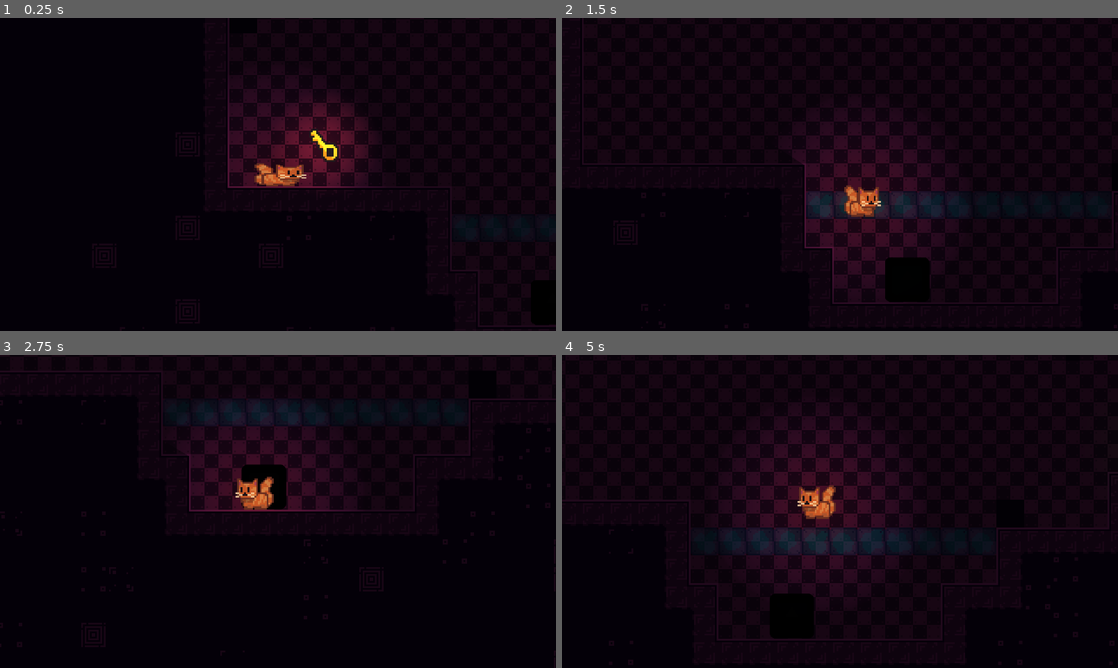
Above: before the commit, frames 1-4 (two rows, left to right).
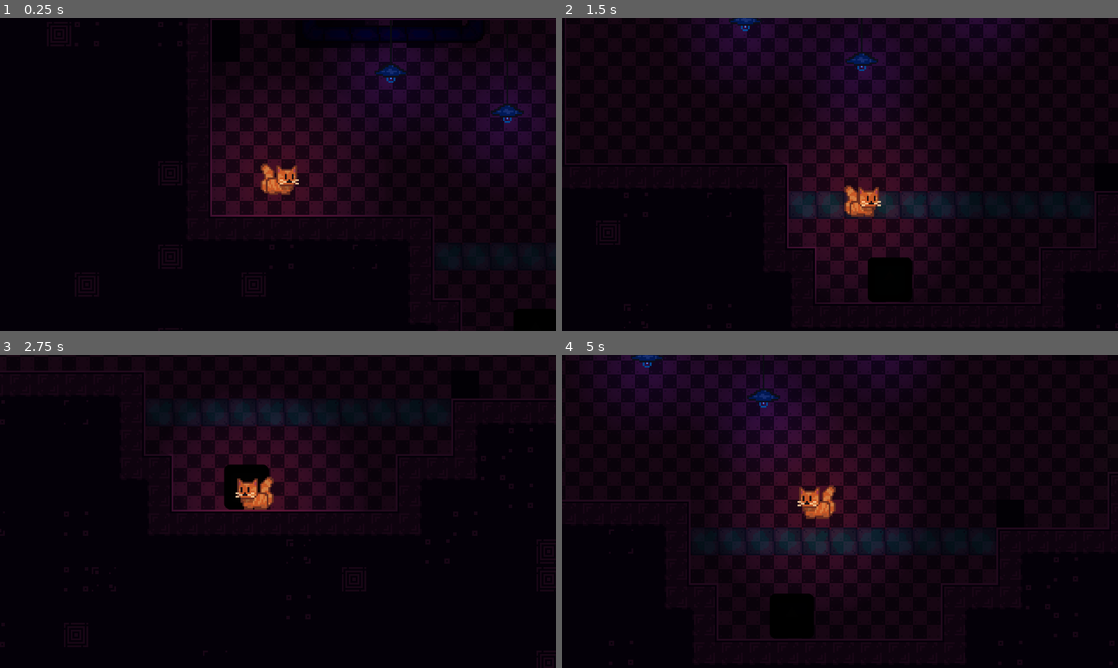
Above: after the commit, the same moments.

Repository: Renan-G-projec/Termformer
Game: Godot game, scene res://scenes/level2.tscn
Same seed, same stepped clock (60 frames per second), same inputs: the game is played once before the commit and once after it. This scene is started directly instead of the project's main scene. The engine's default icon, where the game draws it, is replaced by a stand-in: a white triangle on a blue panel in a dark square.
Inputs (mouse positions are in pixels of both pictures, inside the frame that each line leads up to):
- Up to frame 1 (0.25 s): no input
- Up to frame 2 (1.5 s): tap Enter at 0.5 s; move the mouse to (962, 158) at 0.52 s; hold Right (go_right) from 0.53 s (still down); tap E (interact) at 0.6 s; click (962, 158) at 0.67 s; tap Space (jump) at 0.77 s; move the mouse to (728, 190) at 1.27 s; tap Alt at 1.35 s
- Up to frame 3 (2.75 s): tap Space (jump) at 1.52 s; move the mouse to (333, 442) at 2.02 s; release Right (go_right) at 2.03 s; hold Left (go_left) from 2.03 s (still down); tap Shift at 2.1 s
- Up to frame 4 (5 s): move the mouse to (812, 574) at 2.77 s; release Left (go_left) at 2.78 s; hold Right (go_right) 2.78-4.28 s; tap E (interact) at 2.85 s; click (812, 574) at 2.92 s; tap Space (jump) at 3.02, 3.77, 4.52 s; move the mouse to (1006, 558) at 3.52 s; tap Alt at 3.6 s; move the mouse to (673, 464) at 4.27 s; hold Left (go_left) from 4.28 s (still down); tap Shift at 4.35 s

The runs differ from the first frame. In frame 1, 10% of the frame differs, in the area x 37-100%, y 0-99%; in frame 2, 11%, in the area x 3-100%, y 0-92%; in frame 3, 3.9%; in frame 4, 2.3%.

Commit message:
feat: Transition autoload added!!! AMDG

Diff:
--- a/project.godot
+++ b/project.godot
@@ -18,6 +18,7 @@
 [autoload]
 
 TerminalManager="*uid://bb8f7ebs58v1k"
+Transition="*uid://duqxtdwdmixx4"
 
 [debug]
 
--- a/scenes/level2.tscn
+++ b/scenes/level2.tscn
@@ -112,7 +112,7 @@
 color = Color(0.30238307, 0.3023831, 0.302383, 1)
 
 [node name="Lights" type="Node2D" parent="." unique_id=755968815]
-position = Vector2(0, 1)
+position = Vector2(0, 90)
 
 [node name="SmallLightBulb" parent="Lights" unique_id=1719022275 instance=ExtResource("8_hrcei")]
 position = Vector2(138, 30)
@@ -120,14 +120,11 @@
 [node name="SmallLightBulb2" parent="Lights" unique_id=1569652141 instance=ExtResource("8_hrcei")]
 position = Vector2(71, 7)
 
-[node name="SmallLightBulb3" parent="Lights" unique_id=2119288789 instance=ExtResource("8_hrcei")]
-position = Vector2(-45, 42)
-
-[node name="SmallLightBulb4" parent="Lights" unique_id=885548500 instance=ExtResource("8_hrcei")]
+[node name="SmallLightBulb3" parent="Lights" unique_id=885548500 instance=ExtResource("8_hrcei")]
 position = Vector2(206, -6)
 
-[node name="SmallLightBulb5" parent="Lights" unique_id=608727818 instance=ExtResource("8_hrcei")]
-position = Vector2(387, 4)
+[node name="SmallLightBulb4" parent="Lights" unique_id=608727818 instance=ExtResource("8_hrcei")]
+position = Vector2(0, -89)
 
 [node name="Map" type="TileMapLayer" parent="." unique_id=766824149]
 tile_map_data = PackedByteArray("AAAFAA4AAAAKAAUAAAAFAA0AAAADAAIAAAAFAAwAAAADAAIAAAAFAAsAAAADAAEAAAAEAA4AAAACAAIAAAAEAA …(19536 unchanged characters)…
@@ -155,9 +152,9 @@
 connected_nodes = [NodePath("../DoubleToggleTiles")]
 
 [node name="Key" parent="." unique_id=285487177 instance=ExtResource("8_xa7n4")]
-position = Vector2(23, 152)
+position = Vector2(495, 256)
 
 [node name="Player" parent="." unique_id=1535334802 instance=ExtResource("2_2k3dv")]
-position = Vector2(-4, 154)
+position = Vector2(6, 136)
 
 [editable path="DoubleToggleTiles"]
--- /dev/null
+++ b/scenes/transition.tscn
@@ -0,0 +1,26 @@
+[gd_scene format=3 uid="uid://duqxtdwdmixx4"]
+
+[ext_resource type="Script" uid="uid://brnii31pwmax7" path="res://scripts/transition.gd" id="1_f0i4t"]
+[ext_resource type="Shader" uid="uid://cvw5q0hpmdyfu" path="res://shaders/transition.gdshader" id="1_rerct"]
+
+[sub_resource type="ShaderMaterial" id="ShaderMaterial_ocxxs"]
+shader = ExtResource("1_rerct")
+shader_parameter/spacing = 25.0
+shader_parameter/animation_progress = 0.0
+shader_parameter/dot_size = 1.0
+shader_parameter/dot_color = Color(0, 0, 0, 1)
+
+[node name="Transition" type="CanvasLayer" unique_id=1981625936]
+script = ExtResource("1_f0i4t")
+
+[node name="ColorRect" type="ColorRect" parent="." unique_id=179822570]
+unique_name_in_owner = true
+material = SubResource("ShaderMaterial_ocxxs")
+anchors_preset = 15
+anchor_right = 1.0
+anchor_bottom = 1.0
+grow_horizontal = 2
+grow_vertical = 2
+pivot_offset_ratio = Vector2(0.5, 0.5)
+size_flags_horizontal = 3
+size_flags_vertical = 3
--- a/scripts/door.gd
+++ b/scripts/door.gd
@@ -15,7 +15,7 @@
 
 func _go_to_target() -> void:
 	assert(FileAccess.file_exists(target_level_path), "There is not a next file. If the game should end, transition must be made for the end scene.")
-	get_tree().change_scene_to_file(target_level_path)
+	Transition.go_to_scene(target_level_path)
 
 func _is_interacting() -> bool:
 	# Overlapping bodies. The area collision mask garantees that only the player will return true
--- /dev/null
+++ b/scripts/transition.gd
@@ -0,0 +1,32 @@
+# Ad Maiorem Dei Gloriam
+extends CanvasLayer
+
+var transition_time: float = 0.5
+var _in_transition: bool = false
+
+var _progress: float = 0.0
+
+func go_to_scene(scene: String) -> void:
+	_in_transition = true
+
+	var tween: Tween = create_tween()
+	tween.tween_property(self, "_progress", 1.0, transition_time)
+	tween.tween_property(self, "_progress", 0.0, transition_time)
+	await tween.step_finished
+
+	get_tree().change_scene_to_file(scene)
+	await get_tree().scene_changed
+
+	%ColorRect.rotation_degrees = 180
+	await tween.step_finished
+
+	%ColorRect.rotation_degrees = 0
+
+	_in_transition = false
+
+func _process(delta: float) -> void:
+	if !_in_transition: return
+	print(_progress)
+	var shader: ShaderMaterial = %ColorRect.material as ShaderMaterial
+	if shader:
+		shader.set_shader_parameter("animation_progress", _progress)
--- /dev/null
+++ b/shaders/transition.gdshader
@@ -0,0 +1,60 @@
+shader_type canvas_item;
+
+uniform float spacing = 25.0;
+uniform float animation_progress : hint_range(0.0, 1.0) = 0.0;
+uniform float dot_size : hint_range(0.0, 1.0) = 1.0;
+uniform vec4 dot_color : source_color = vec4(0.0, 0.0, 0.0, 1.0);
+
+void fragment() {
+    // 1. 进度为零时强制完全不显示
+    if (animation_progress <= 0.0) {
+        discard; // 关键修正：只保留 discard
+    }
+
+    // 2. 计算屏幕网格尺寸
+    vec2 screen_size = vec2(1.0) / SCREEN_PIXEL_SIZE;
+    vec2 grid_count = floor(screen_size / spacing);
+
+    // 3. 计算归一化网格位置 [0,1]
+    vec2 norm_pos = UV * screen_size / (grid_count * spacing);
+
+    // 4. 对角线延迟计算（左上0 → 右下1）
+    float delay = (norm_pos.x + norm_pos.y) * 0.5;
+
+    // 5. 双重过滤机制
+    // 机制1：基于位置的延迟阈值
+    float visible_threshold = delay * 0.1 + 0.01; // 随延迟增加的阈值
+    if (animation_progress < visible_threshold) {
+        discard;
+    }
+
+    // 6. 动态过渡计算
+    float transition = 0.3;
+    float scale = smoothstep(
+        delay - transition,
+        delay + transition,
+        animation_progress * (1.0 + transition)
+    );
+
+    // 机制2：基于尺寸的过滤
+    if (scale < 0.005) { // 完全消除微小残留
+        discard;
+    }
+
+    // 7. 计算圆点
+    vec2 grid_center = (floor(UV * screen_size / spacing) + 0.5) * spacing;
+    float dist = length(UV * screen_size - grid_center);
+    float dot_radius = dot_size * scale * spacing * 0.8;
+
+    // 8. 边缘柔化（防止任何残留）
+    float alpha = 1.0 - smoothstep(
+        max(dot_radius - 1.5, 0.0),
+        dot_radius + 1.5,
+        dist
+    );
+
+    // 机制3：alpha值过滤
+    if (alpha < 0.01) discard;
+
+    COLOR = vec4(dot_color.rgb, alpha);
+}
Not shown, added: scripts/transition.gd.uid
Not shown, added: shaders/transition.gdshader.uid
